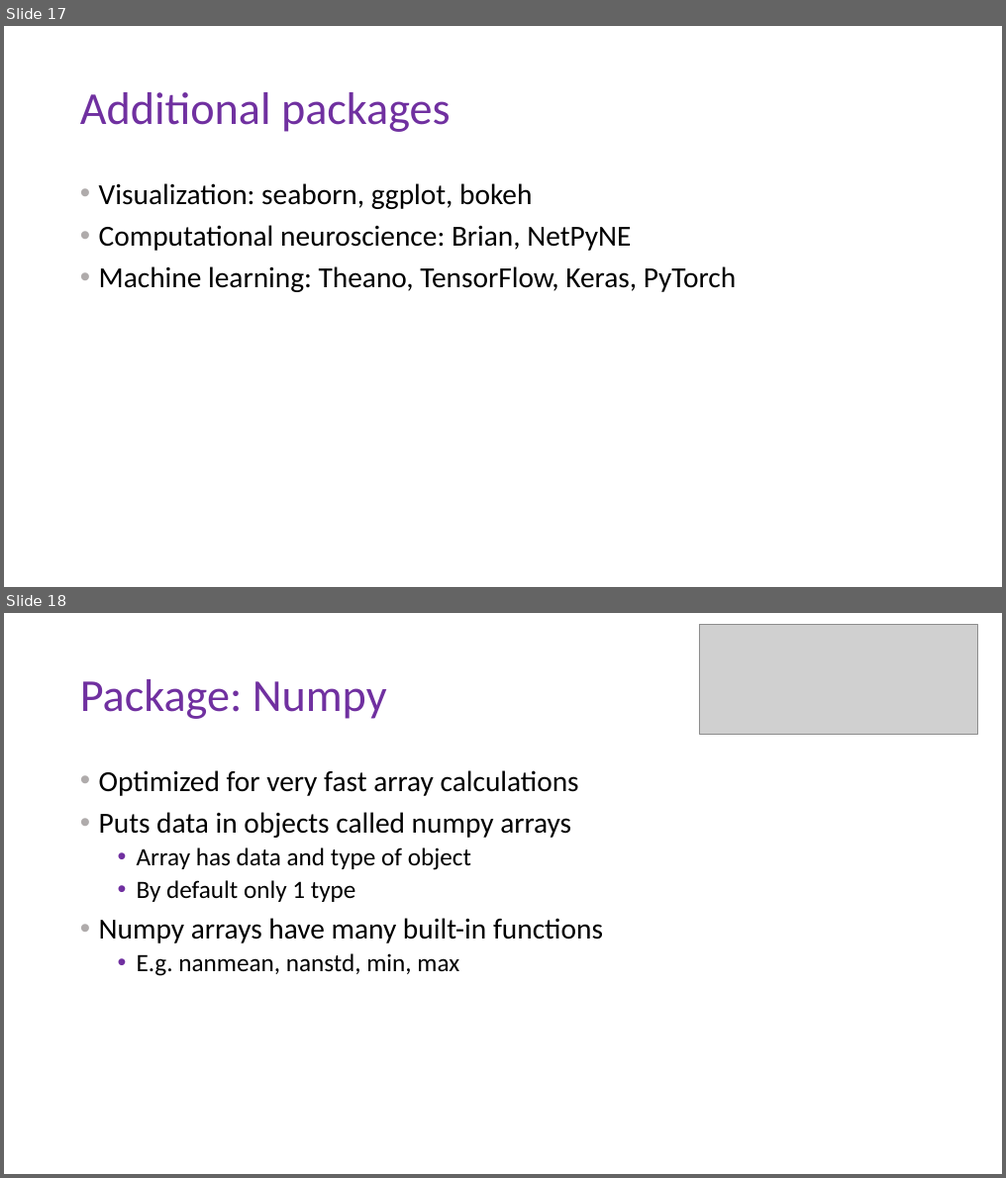
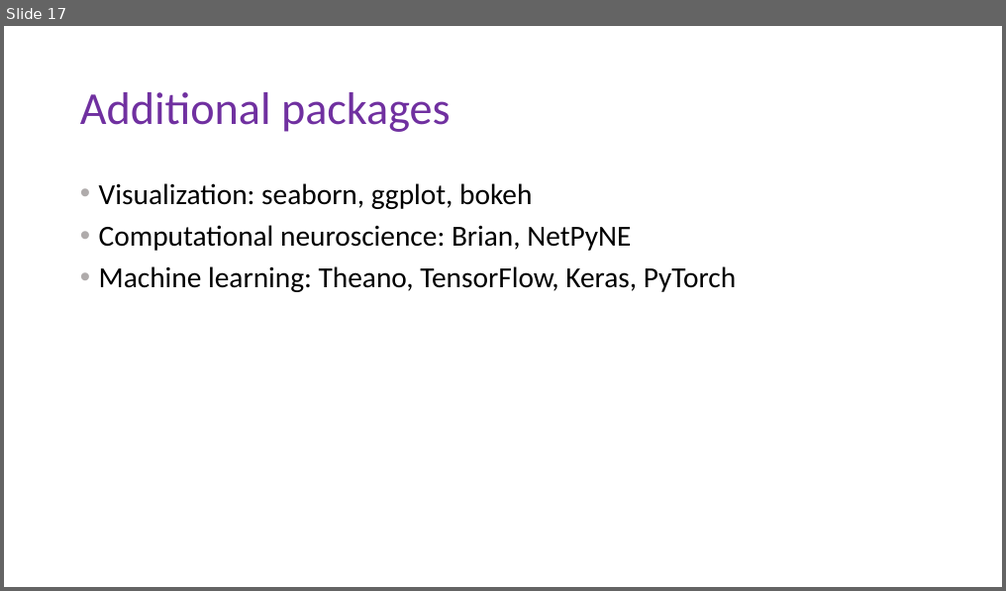
Before and after one commit to DoriMG/SN_python_course, a slide deck: Jan 2020/lectures/2_types_and_modules.pptx. Shown one above the other, each under a label of ours: slides 17 and 18 before the commit, slide 17 after it. The pictures are 1006x1178 and 1006x591 pixels, drawn with LibreOffice and Linux fonts; fonts in the diff are those of the drawing; grey boxes stand for pictures. Boxes give left, top, right and bottom in pixels: in the first picture for what was removed or moved away, otherwise in the second. Text is boxed around its words. In the diff, an @@ line names an element or a change of style, - is before the commit and + after.

```diff
--- a/Jan 2020/lectures/2_types_and_modules.pptx
+++ b/Jan 2020/lectures/2_types_and_modules.pptx
@@ slide 18 removed at box(4, 613, 1002, 1174), background #FFFFFF @@
@@ picture removed at box(699, 624, 978, 735) @@
@@ title removed at box(80, 679, 387, 719) @@
-Package: Numpy
@@ text removed at box(99, 770, 603, 976) @@
-• Optimized for very fast array calculations
-• Puts data in objects called numpy arrays
-  • Array has data and type of object
-  • By default only 1 type
-• Numpy arrays have many built-in functions
-  • E.g. nanmean, nanstd, min, max
```
Also in this commit, not shown: 2 slides changed, 1 slide added, 4 other slides removed, 2 other files.
